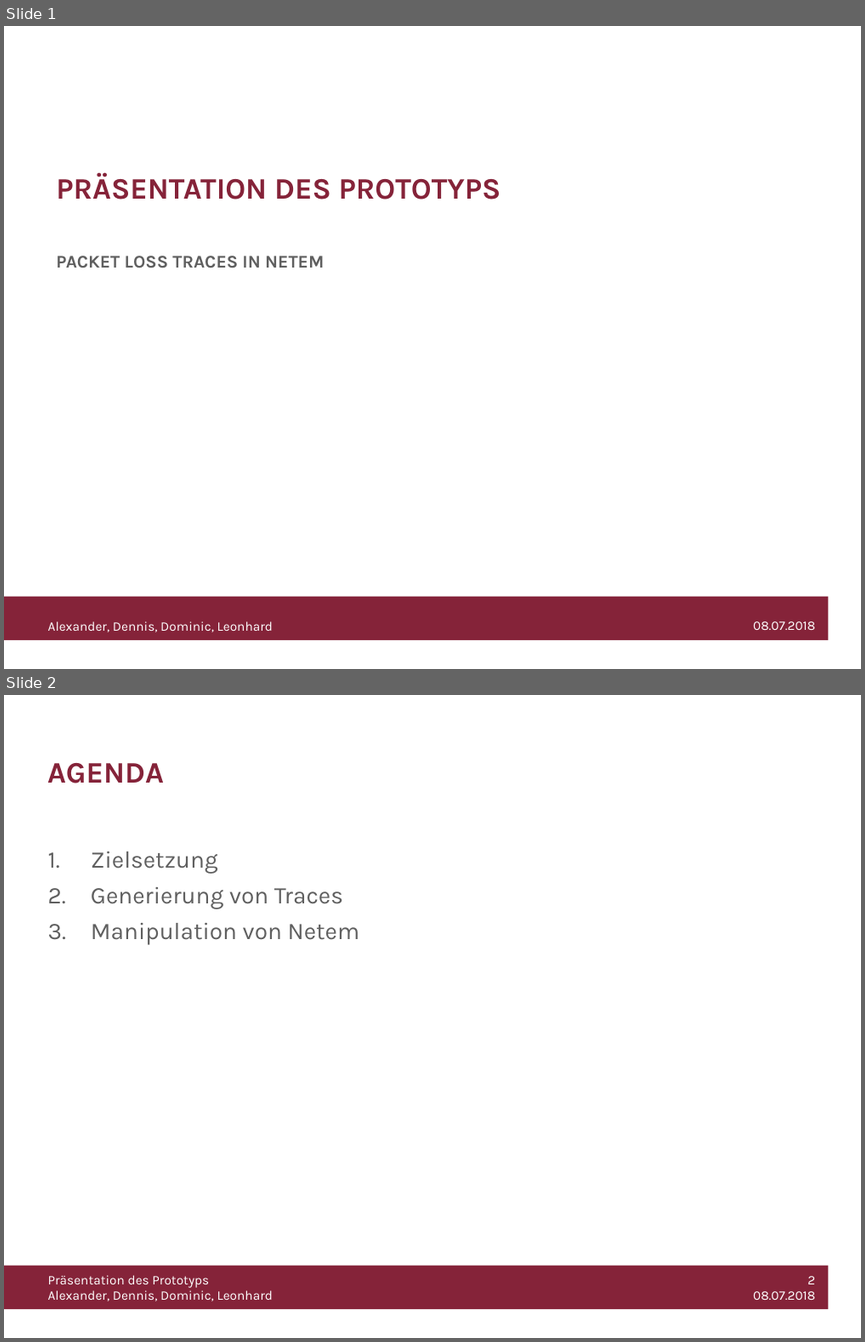
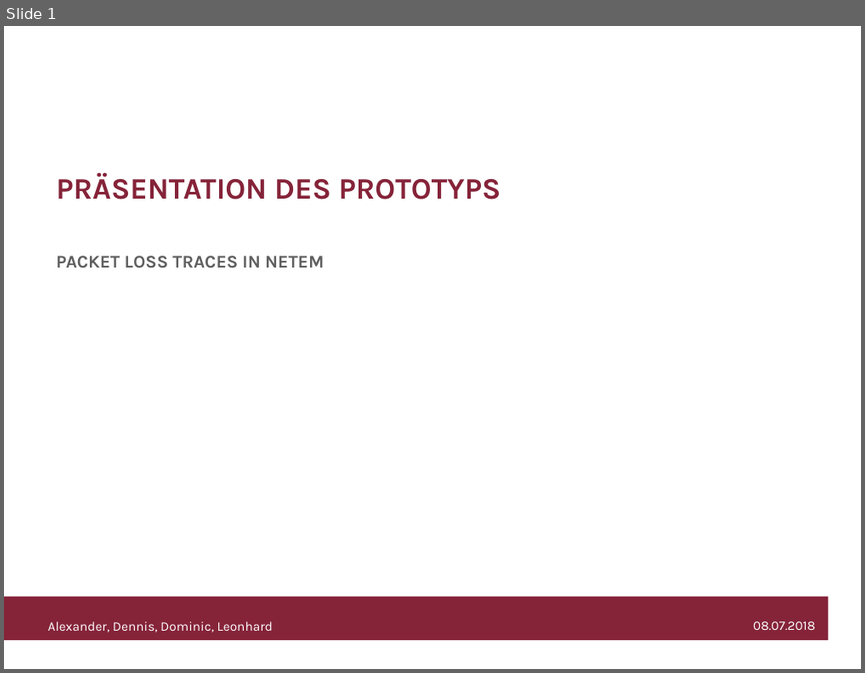
Before and after one commit to WiLEProjekt/Prototyp, a slide deck: Prototyp_Präsentation.pptx. Shown one above the other, each under a label of ours: slides 1 and 2 before the commit, slide 1 after it. The pictures are 865x1342 and 865x673 pixels, drawn with LibreOffice and Linux fonts; fonts in the diff are those of the drawing; background and template pictures are left out. Boxes give left, top, right and bottom in pixels: in the first picture for what was removed or moved away, otherwise in the second. Text is boxed around its words. In the diff, an @@ line names an element or a change of style, - is before the commit and + after.

```diff
--- a/Prototyp_Präsentation.pptx
+++ b/Prototyp_Präsentation.pptx
@@ slide 2 removed at (x1=4, y1=695, x2=861, y2=1338), background #FFFFFF; not listed: 1 template element that a slide beside it also shows @@
@@ title removed at (x1=47, y1=763, x2=164, y2=783) @@
-AGENDA
@@ text removed at (x1=91, y1=851, x2=360, y2=945) @@
-1. Zielsetzung
-2. Generierung von Traces
-3. Manipulation von Netem
@@ text removed at (x1=48, y1=1275, x2=273, y2=1301) @@
-Präsentation des Prototyps
-Alexander, Dennis, Dominic, Leonhard
@@ text removed at (x1=753, y1=1276, x2=815, y2=1299) @@
-2
-08.07.2018
```
Also in this commit, not shown: 4 slides changed, 8 slides added, 7 other slides removed, 1 other file.
